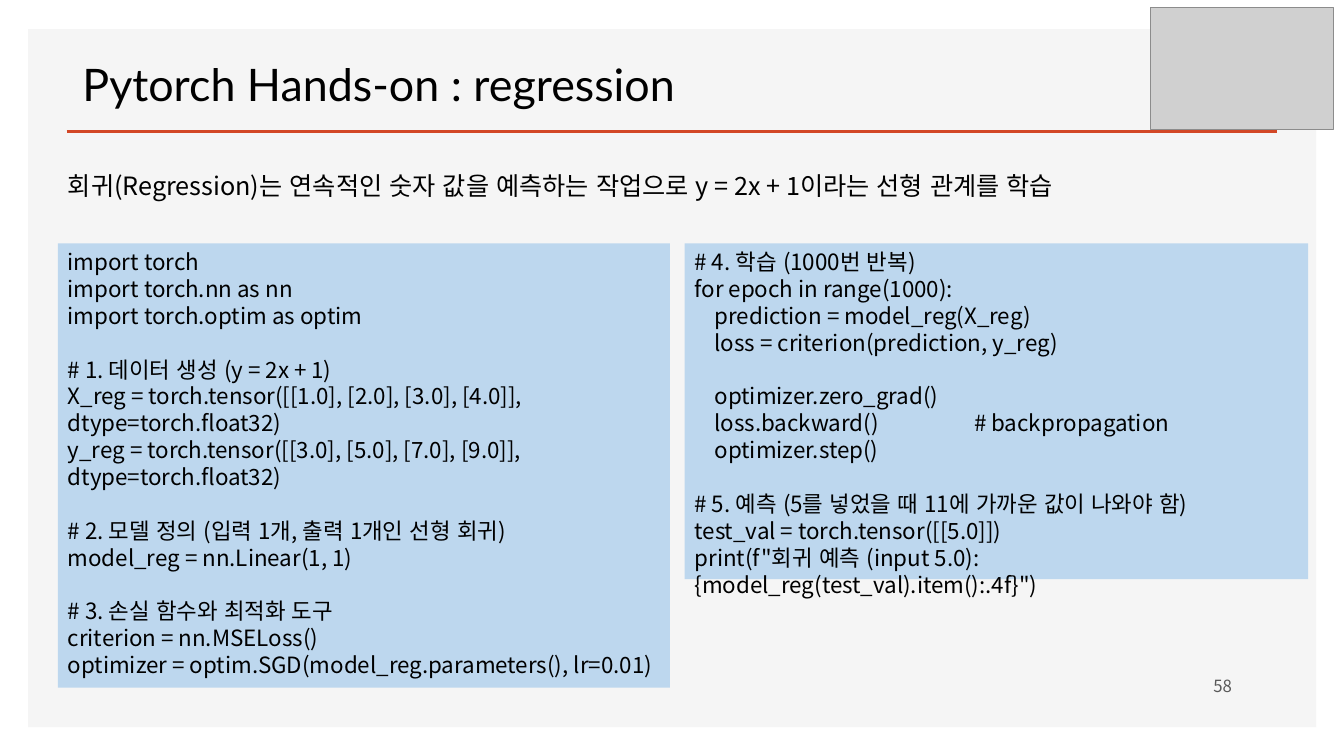
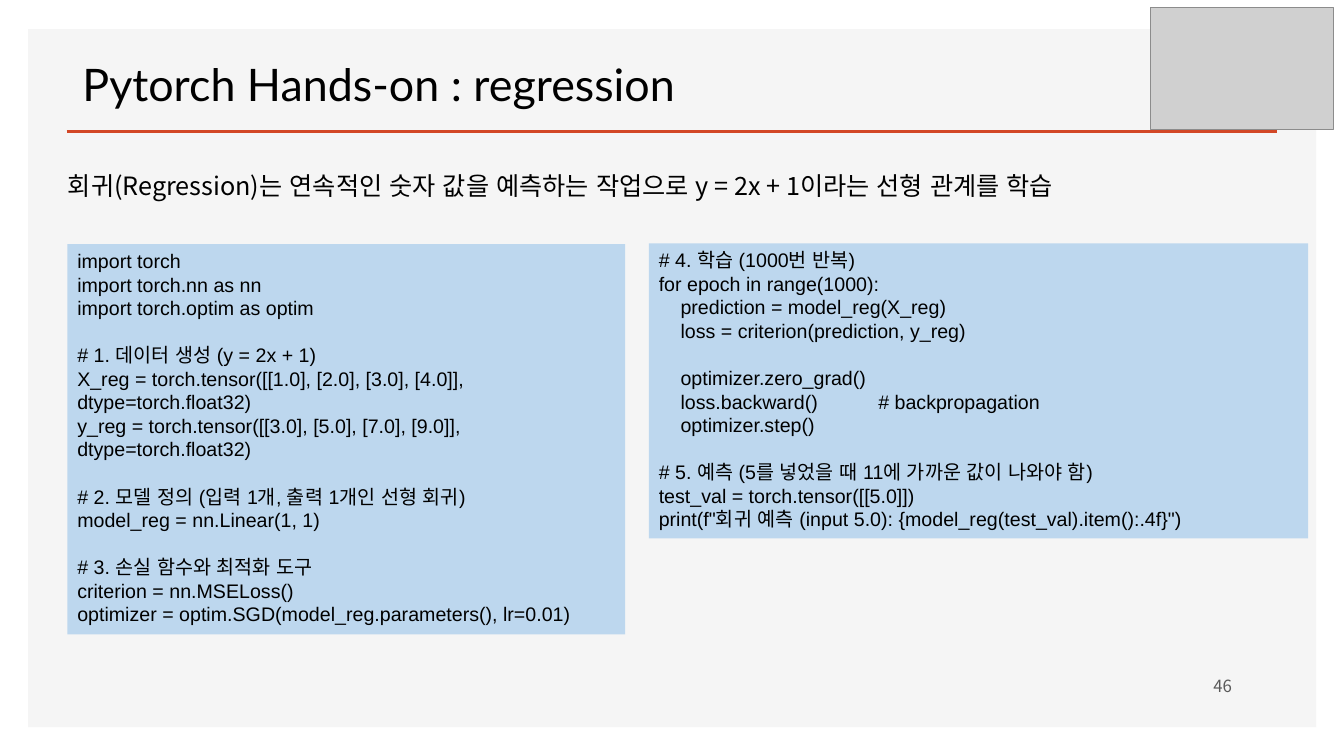
Before and after one commit to ancestor9/mathematics-for-machine-learning, a slide deck: slide 46 of Linear_Algebra/w4_Perceptron_Regression.pptx (slide 58 before the commit). Drawn at 1344x756 pixels with LibreOffice and Linux fonts; fonts in the diff are those of the drawing; grey boxes stand for pictures; background and template pictures are left out. Boxes give left, top, right and bottom in pixels: in the first picture for what was removed or moved away, otherwise in the second. Text is boxed around its words. In the diff, an @@ line names an element or a change of style, - is before the commit and + after.

```diff
--- a/Linear_Algebra/w4_Perceptron_Regression.pptx
+++ b/Linear_Algebra/w4_Perceptron_Regression.pptx
@@ rectangle "import torch" at (68, 244, 625, 634): size 16 to 14 pt, font Noto Sans CJK KR to Arial @@
@@ rectangle "import torch": place and size @@
-rectangle "import torch" at (57, 243, 669, 688)
+rectangle "import torch" at (68, 244, 625, 634)
@@ rectangle "# 4. 학습 (1000번 반복)": place and size @@
-rectangle "# 4. 학습 (1000번 반복)" at (685, 243, 1309, 579)
+rectangle "# 4. 학습 (1000번 반복)" at (649, 243, 1309, 538)
@@ rectangle "# 4. 학습 (1000번 반복)" at (649, 243, 1309, 538): size 16 to 14 pt, font Noto Sans CJK KR to Arial @@
@@ page number at (1213, 679, 1232, 692): text changed @@
-58
+46
```
Also in this commit, not shown: 14 other slides changed, 7 slides added, 21 slides removed.
